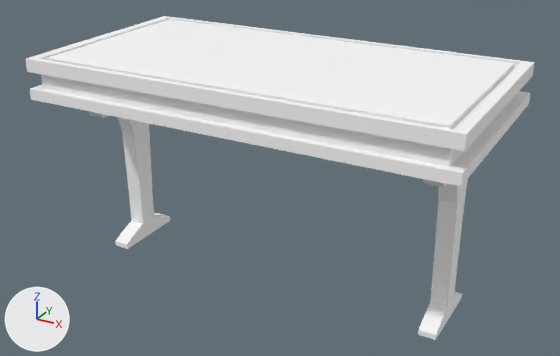
One commit to the FBX model Assets/Models/separted/restaurant table separated.fbx: the scene before it, then after it.
One viewpoint serves both versions: a 50 mm lens placed at (1.69, -3.04, 2.04), pointed at (0.01, -0.01, 0.52). Arrows for +X, +Y and +Z are at lower left; the lights stay in place. Where no turn or scale is listed for an object, it has been applied to the vertices.
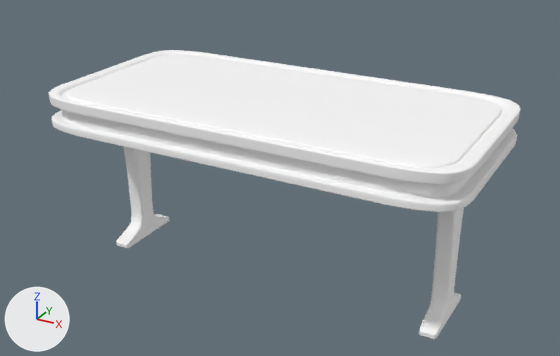
The change, as a diff of the scene's bpy script:
```diff
--- a/Assets/Models/separted/restaurant table separated.fbx.py
+++ b/Assets/Models/separted/restaurant table separated.fbx.py
@@ me_mesh_017 @@
 # used by ob_pcube9_005; location = (0.0, 0.0, 0.0)
-me_mesh_017.from_pydata(...)  # 590 vertices, 588 faces; spans x -0.91..0.91, y -0.35..0.35, z 0.0..0.92
+me_mesh_017.from_pydata(...)  # 1416 vertices, 1412 faces; spans x -0.91..0.91, y 0.0..0.77, z -0.35..0.35
+# me_mesh_017 part 1: 590 vertices removed from x -0.91..0.91, y -0.35..0.35, z 0.0..0.92; 1416 vertices added at x -0.91..0.91, y 0.0..0.77, z -0.35..0.35
 me_mesh_017.materials.append(mat_standardsurface1)
@@ me_mesh_197 @@
+me_mesh_197.from_pydata(...)  # 1008 vertices, 1006 faces; spans x -1.04..1.04, y -0.53..0.53, z 0.76..0.93
+me_mesh_197.materials.append(mat_standardsurface1)  # white #ffffff
@@ ob_pcube7_005 @@
-ob_pcube7_005 = bpy.data.objects.new('pCube7.005', me_mesh_015)
-ob_pcube7_005.location = (0.0, 0.0, 0.0)
@@ ob_pcube9_005 @@
 ob_pcube9_005.location = (0.0, 0.0, 0.0)
+ob_pcube9_005.rotation_euler = (1.571, 0.0, 0.0)  # degrees (90, 0, 0)
@@ ob_top_tablet1 @@
+ob_top_tablet1 = bpy.data.objects.new('Top_TableT1', me_mesh_197)
+ob_top_tablet1.location = (0.0, 0.0, 0.0)
```

Pixel boxes (x1, y1, x2, y2) of what changed, in the pictures (560 x 356 px):
'pCube7.005', deleted
    before: (26, 16, 535, 187)
'Top_TableT1', added
    after: (48, 50, 521, 212)
'pCube9.005', reshaped, turned
    before: (87, 111, 468, 340)
    after: (116, 147, 464, 339)
